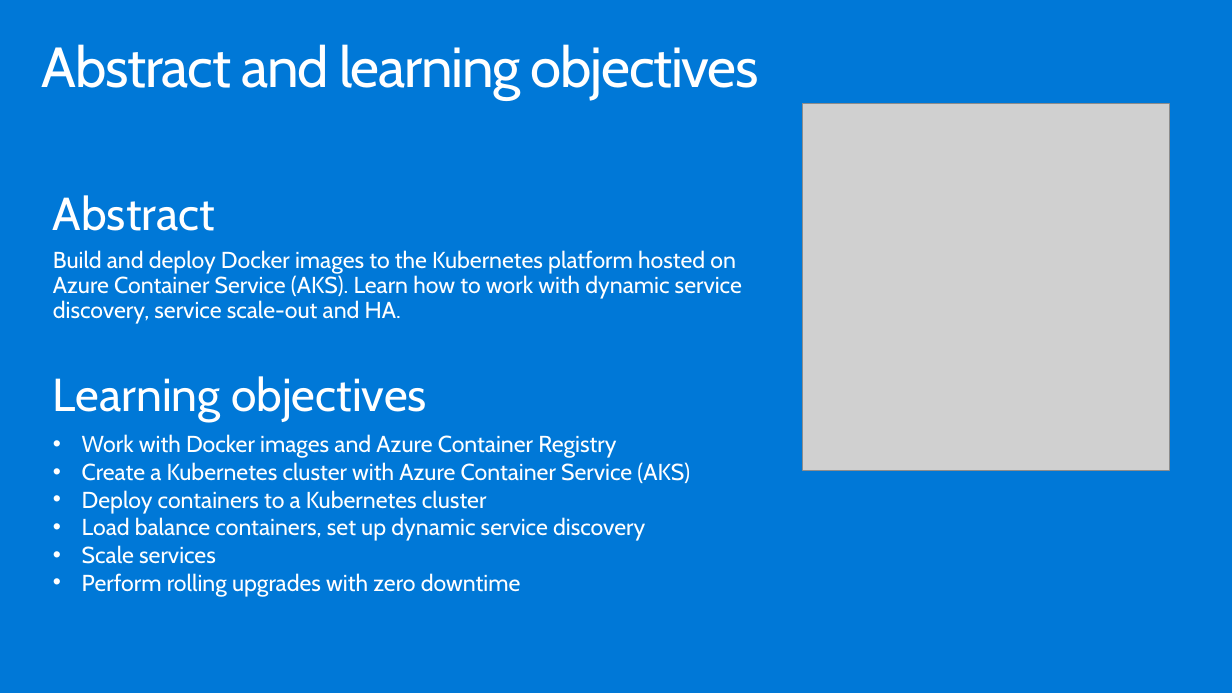
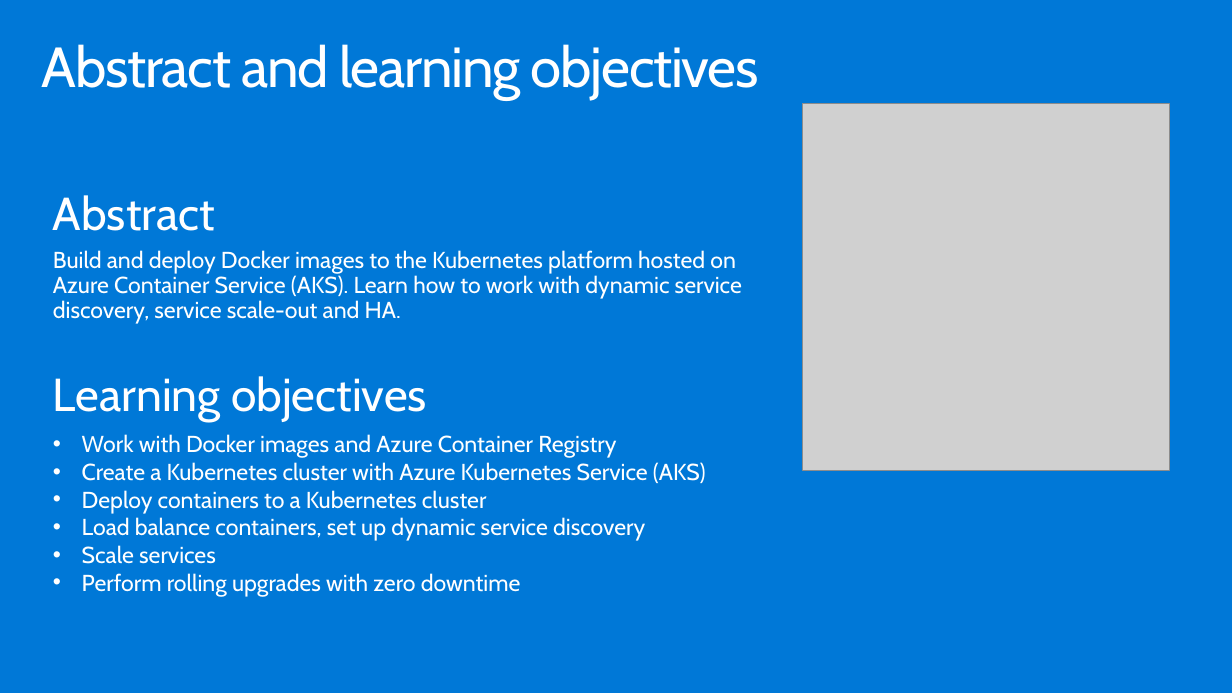
Before and after one commit to yaoshixin007/MCW-Containers-and-DevOps, a slide deck: slide 2 of WDS/Whiteboard design session trainer presentation - Containers and DevOps.pptx. Drawn at 1232x693 pixels with LibreOffice and Linux fonts; fonts in the diff are those of the drawing; grey boxes stand for pictures. Boxes give left, top, right and bottom in pixels: in the first picture for what was removed or moved away, otherwise in the second. Text is boxed around its words. In the diff, an @@ line names an element or a change of style, - is before the commit and + after.

```diff
--- a/WDS/Whiteboard design session trainer presentation - Containers and DevOps.pptx
+++ b/WDS/Whiteboard design session trainer presentation - Containers and DevOps.pptx
@@ text at (82, 462, 706, 483): text changed @@
-• Create a Kubernetes cluster with Azure Container Service (AKS)
+• Create a Kubernetes cluster with Azure Kubernetes Service (AKS)
```
Also in this commit, not shown: 6 other slides changed.
